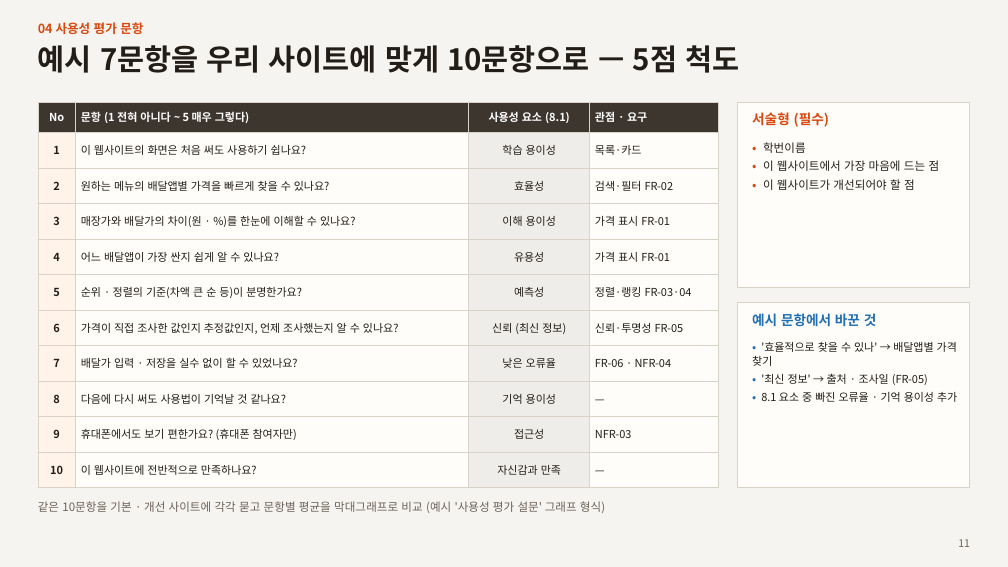
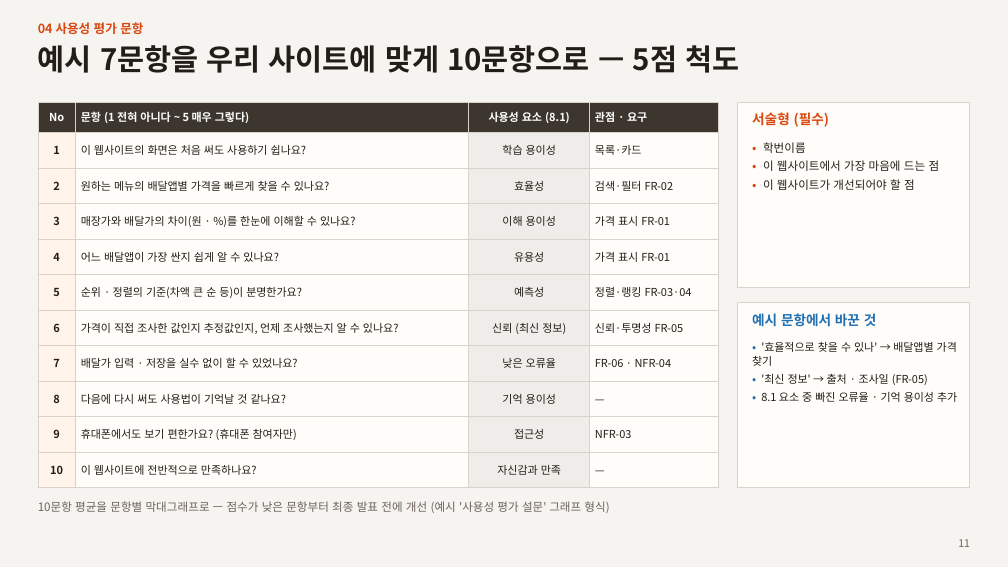
Before and after one commit to rhsiddlrnl/price-gap, a slide deck: slide 11 of 테스트계획_발표자료.pptx. Drawn at 1008x567 pixels with LibreOffice and Linux fonts; fonts in the diff are those of the drawing. Boxes give left, top, right and bottom in pixels: in the first picture for what was removed or moved away, otherwise in the second. Text is boxed around its words. In the diff, an @@ line names an element or a change of style, - is before the commit and + after.

Commit message:
테스트계획 발표자료: 기본/개선 비교 대신 최신 사이트 하나로 테스트
- 3쪽 : '기본 vs 개선' 표 → 테스트 대상 화면 3개(가격 비교 · 차액 랭킹 · 배달가 입력) + 확인할 것 + 태스크·요구
- 2·4·5쪽 : 순서 효과 상쇄 · 사이트별 진행 삭제, 참가자마다 DB 초기화 · 새 시크릿 창
- 6~8쪽 : 로그 지표를 사이트 비교 대신 태스크별 결과 · 목표 시간 기준으로, I열 = 참가자 번호
- 10~13쪽 : 설문지 구성을 사이트 1개 기준으로, 진행 순서 1인 약 15분
- 발표자 노트도 같은 내용으로 수정

```diff
--- a/테스트계획_발표자료.pptx
+++ b/테스트계획_발표자료.pptx
@@ text at (38, 501, 609, 513): text changed @@
-같은 10문항을 기본 · 개선 사이트에 각각 묻고 문항별 평균을 막대그래프로 비교 (예시 '사용성 평가 설문' 그래프 형식)
+10문항 평균을 문항별 막대그래프로 — 점수가 낮은 문항부터 최종 발표 전에 개선 (예시 '사용성 평가 설문' 그래프 형식)
```
Also in this commit, not shown: 10 other slides changed, 1 other file.
